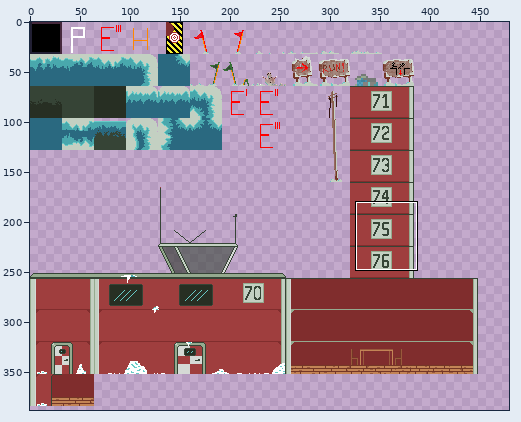
Sprite sheet, stored at core/assets/spritesheet/spritesheet.png. Above: a wide view before the commit, with the close-up outlined.
Close-up. Before:
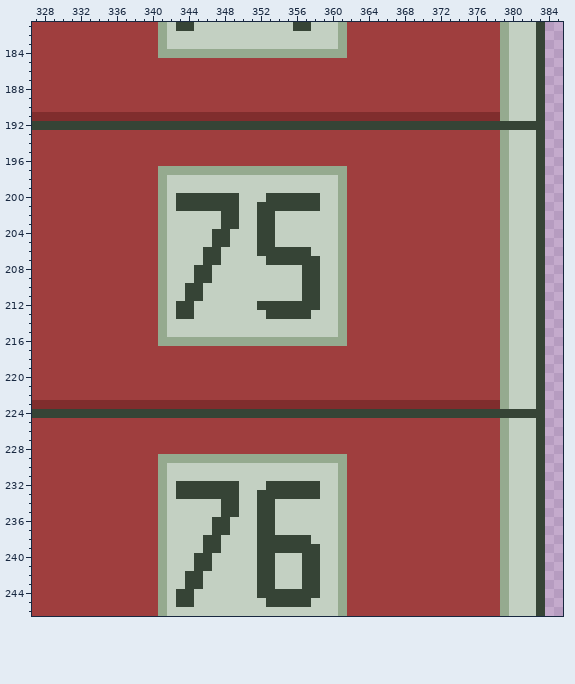
The file is 512x512 pixels. Colours within 5 levels of each other are drawn and written as one. Shown: x 327..385, y 181..246. The wide view leaves out empty margins. The commit also changed other parts of the picture, which this record leaves out.
And afterwards:
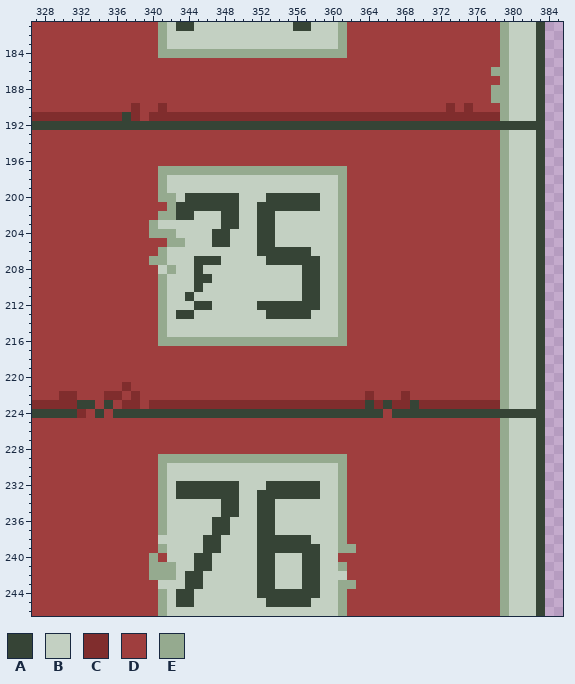
Palette (. is transparent): A #364436  B #c3d0c2  C #802d2d  D #9f3e3e  E #95aa8f
What changed:
@@ x 327..385 @@
 185 DDDDDDDDDDDDDDDDDDDDDDDDDDDDDDDDDDDDDDDDDDDDDDDDDDDDEBBBA..
-186 DDDDDDDDDDDDDDDDDDDDDDDDDDDDDDDDDDDDDDDDDDDDDDDDDDDDEBBBA..
+186 DDDDDDDDDDDDDDDDDDDDDDDDDDDDDDDDDDDDDDDDDDDDDDDDDDDEEBBBA..
 187 DDDDDDDDDDDDDDDDDDDDDDDDDDDDDDDDDDDDDDDDDDDDDDDDDDDDEBBBA..
-188 DDDDDDDDDDDDDDDDDDDDDDDDDDDDDDDDDDDDDDDDDDDDDDDDDDDDEBBBA..
-189 DDDDDDDDDDDDDDDDDDDDDDDDDDDDDDDDDDDDDDDDDDDDDDDDDDDDEBBBA..
-190 DDDDDDDDDDDDDDDDDDDDDDDDDDDDDDDDDDDDDDDDDDDDDDDDDDDDEBBBA..
-191 CCCCCCCCCCCCCCCCCCCCCCCCCCCCCCCCCCCCCCCCCCCCCCCCCCCCEBBBA..
+188 DDDDDDDDDDDDDDDDDDDDDDDDDDDDDDDDDDDDDDDDDDDDDDDDDDDEEBBBA..
+189 DDDDDDDDDDDDDDDDDDDDDDDDDDDDDDDDDDDDDDDDDDDDDDDDDDDEEBBBA..
+190 DDDDDDDDDDDCDDCDDDDDDDDDDDDDDDDDDDDDDDDDDDDDDDCDCDDDEBBBA..
+191 CCCCCCCCCCACDCCCCCCCCCCCCCCCCCCCCCCCCCCCCCCCCCCCCCCCEBBBA..
 192 AAAAAAAAAAAAAAAAAAAAAAAAAAAAAAAAAAAAAAAAAAAAAAAAAAAAAAAAA..
@@ x 338..349 @@
 199 DDDEBBBBBBBB
-200 DDDEBAAAAAAA
-201 DDDEBAAAAAAA
-202 DDDEBBBBBBAA
-203 DDDEBBBBBBAA
-204 DDDEBBBBBAAB
-205 DDDEBBBBBAAB
-206 DDDEBBBBAABB
-207 DDDEBBBBAABB
-208 DDDEBBBAABBB
+200 DDDEEBAAAAAA
+201 DDDDEAAAAAAA
+202 DDDEEAABBBAA
+203 DDEBBBBBBBAA
+204 DDEEEBBBBAAB
+205 DDDDEEBBBAAB
+206 DDDEBBBBBBBB
+207 DDEEBBBAAABB
+208 DDDBEBBABBBB
 209 DDDEBBBAABBB
-210 DDDEBBAABBBB
-211 DDDEBBAABBBB
-212 DDDEBAABBBBB
+210 DDDEBBBABBBB
+211 DDDEBBABBBBB
+212 DDDEBBBAABBB
 213 DDDEBAABBBBB
@@ x 327..385 @@
 220 DDDDDDDDDDDDDDDDDDDDDDDDDDDDDDDDDDDDDDDDDDDDDDDDDDDDEBBBA..
-221 DDDDDDDDDDDDDDDDDDDDDDDDDDDDDDDDDDDDDDDDDDDDDDDDDDDDEBBBA..
-222 DDDDDDDDDDDDDDDDDDDDDDDDDDDDDDDDDDDDDDDDDDDDDDDDDDDDEBBBA..
-223 CCCCCCCCCCCCCCCCCCCCCCCCCCCCCCCCCCCCCCCCCCCCCCCCCCCCEBBBA..
-224 AAAAAAAAAAAAAAAAAAAAAAAAAAAAAAAAAAAAAAAAAAAAAAAAAAAAAAAAA..
+221 DDDDDDDDDDCDDDDDDDDDDDDDDDDDDDDDDDDDDDDDDDDDDDDDDDDDEBBBA..
+222 DDDCCDDDCCDCDDDDDDDDDDDDDDDDDDDDDDDDDCDDDCDDDDDDDDDDEBBBA..
+223 CCCCCAADADCCDCCCCCCCCCCCCCCCCCCCCCCCCACACCACCCCCCCCCEBBBA..
+224 AAAAACDADAAAAAAAAAAAAAAAAAAAAAAAAAAAAAADAAAAAAAAAAAAAAAAA..
 225 DDDDDDDDDDDDDDDDDDDDDDDDDDDDDDDDDDDDDDDDDDDDDDDDDDDDEBBBA..
@@ x 338..364 @@
 237 DDDEBBBBBAABBBAABBBBBBBEDDD
-238 DDDEBBBBAABBBBAAAAAABBBEDDD
-239 DDDEBBBBAABBBBAAAAAAABBEDDD
-240 DDDEBBBAABBBBBAABBBAABBEDDD
-241 DDDEBBBAABBBBBAABBBAABBEDDD
-242 DDDEBBAABBBBBBAABBBAABBEDDD
-243 DDDEBBAABBBBBBAABBBAABBEDDD
+238 DDDBBBBBAABBBBAAAAAABBBEDDD
+239 DDDEBBBBAABBBBAAAAAAABBEEDD
+240 DDEDBBBAABBBBBAABBBAABBDDDD
+241 DDEEEBBAABBBBBAABBBAABBEDDD
+242 DDEEEBAABBBBBBAABBBAABBBDDD
+243 DDDBBBAABBBBBBAABBBAABBEEDD
 244 DDDEBAABBBBBBBAAAAAAABBEDDD
